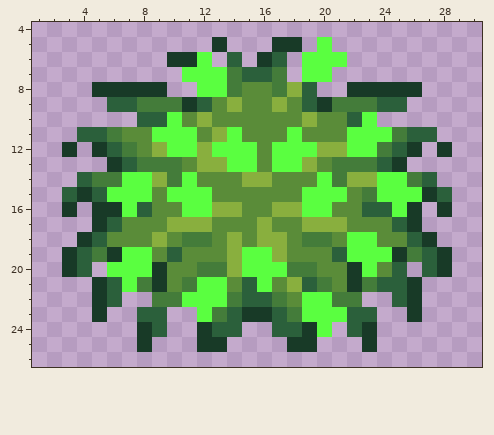
A pixel-art file gets an edit: The Fallen Guardian/Assets/Art/Environment/Beach/Bush/Beach_GreenBush.aseprite. Above, as it was before the edit.
32x32 pixels, 1 frame. Shown: x 1..30, y 4..26.
Now the later version:
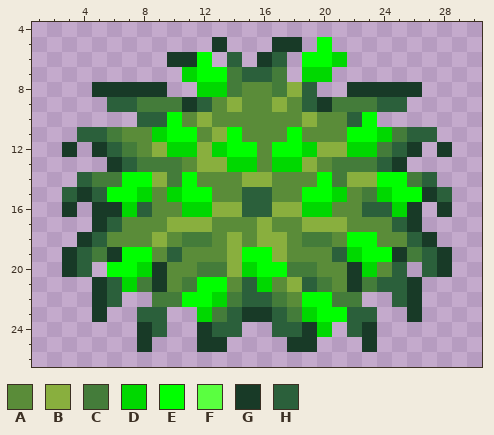
Palette (. is transparent): A #5a8c39  B #89af3e  C #447c3a  D #00d800  E #00ff00  F #5aff40  G #183a27  H #2b603b
Diff:
y 5: x 20 F -> E
y 6: x 12 F -> E; x 19..21 FFF -> EED
y 7: x 11..13 FFF -> DEE; x 19..20 FF -> DD
y 8: x 12..13 FF -> DD
y 10: x 10 F -> E; x 23 F -> E
y 11: x 9..11 FFF -> DEE; x 14 F -> E; x 18 F -> E; x 22..24 FFF -> EED
y 12: x 10..11 FF -> DD; x 13..15 FFF -> DEE; x 17..19 FFF -> EED; x 22..23 FF -> DD
y 13: x 14..15 FF -> DD; x 17..18 FF -> DD
y 14: x 7..8 FF -> EE; x 11 F -> E; x 20 F -> E; x 24..25 FF -> EE
y 15: x 6..8 FFF -> EED; x 10..12 FFF -> DEE; x 15..16 AA -> HH; x 19..21 FFF -> EED; x 24..26 FFF -> DEE
y 16: x 7 F -> D; x 11..12 FF -> DD; x 15..16 AA -> HH; x 19..20 FF -> DD; x 25 F -> D
y 18: x 22..23 FF -> EE
y 19: x 7..8 FF -> EE; x 15..16 FF -> EE; x 22..24 FFF -> DEE
y 20: x 6..8 FFF -> EED; x 15..17 FFF -> DEE; x 23 F -> D
y 21: x 7 F -> D; x 12..13 FF -> EE; x 16 F -> D
y 22: x 11..13 FFF -> EED; x 19..20 FF -> EE
y 23: x 12 F -> D; x 19..21 FFF -> DEE
y 24: x 20 F -> D
Pixel boxes of the changes (left, top, right, bottom) in both pictures:
changed: (107, 37, 422, 337)
